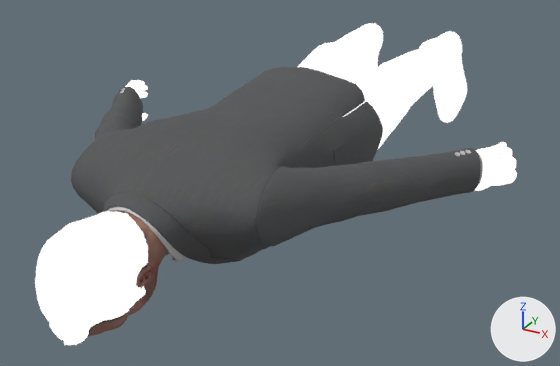
Before and after pictures for a commit that changed the glTF model michael-Idle.glb.
One viewpoint serves both versions: a camera (50 mm lens) standing at (0.00926, -0.01671, 0.00744) and looking at (-0.00008, 0.00028, -0.00106). The lights are fixed; the arrows at lower right show +X, +Y and +Z. The older version comes first.
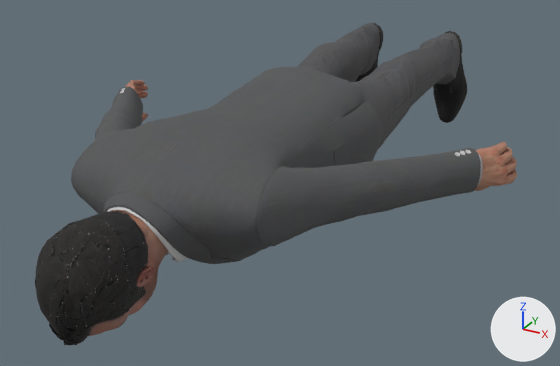
Patch to the scene script:
```diff
--- a/michael-Idle.glb.py
+++ b/michael-Idle.glb.py
@@ mat_material__61 @@
 mat_material__61.roughness = 0.9
-mat_material__61.emission_strength = 1.0
@@ mat_material__73 @@
 mat_material__73.roughness = 0.9
-mat_material__73.emission_strength = 1.0
@@ mat_material__75 @@
 mat_material__75.roughness = 0.9
-mat_material__75.emission_strength = 1.0
@@ mat_material__64 @@
 mat_material__64.roughness = 0.9
-mat_material__64.emission_strength = 1.0
```

Boxes (x1, y1, x2, y2) around the edits, measured in the pictures (560 x 366 px):
'Object_8', surface changed (white to black)
    both: (35, 211, 148, 346)
'Object_5', surface changed (white to grey)
    both: (297, 23, 460, 150)
'Object_2', surface changed
    both: (125, 80, 517, 191)
'Object_7', surface changed
    both: (355, 23, 467, 123)
